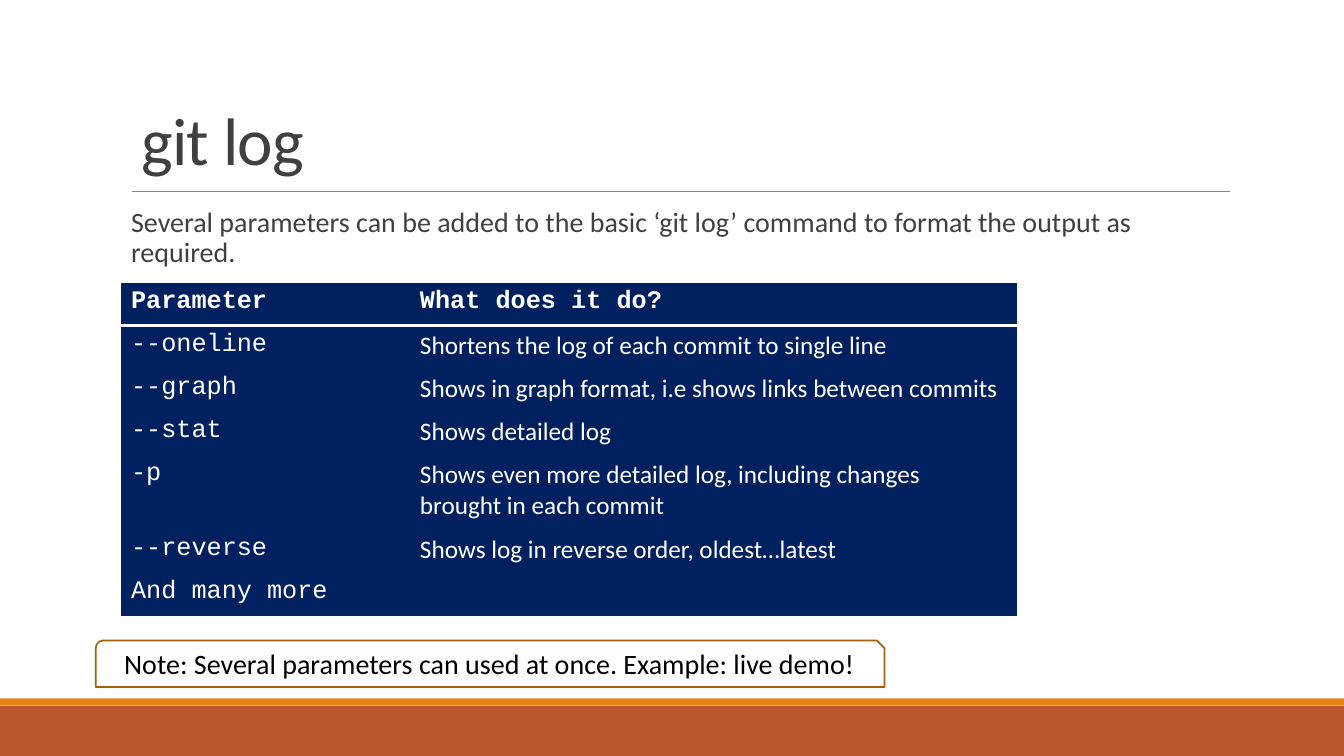
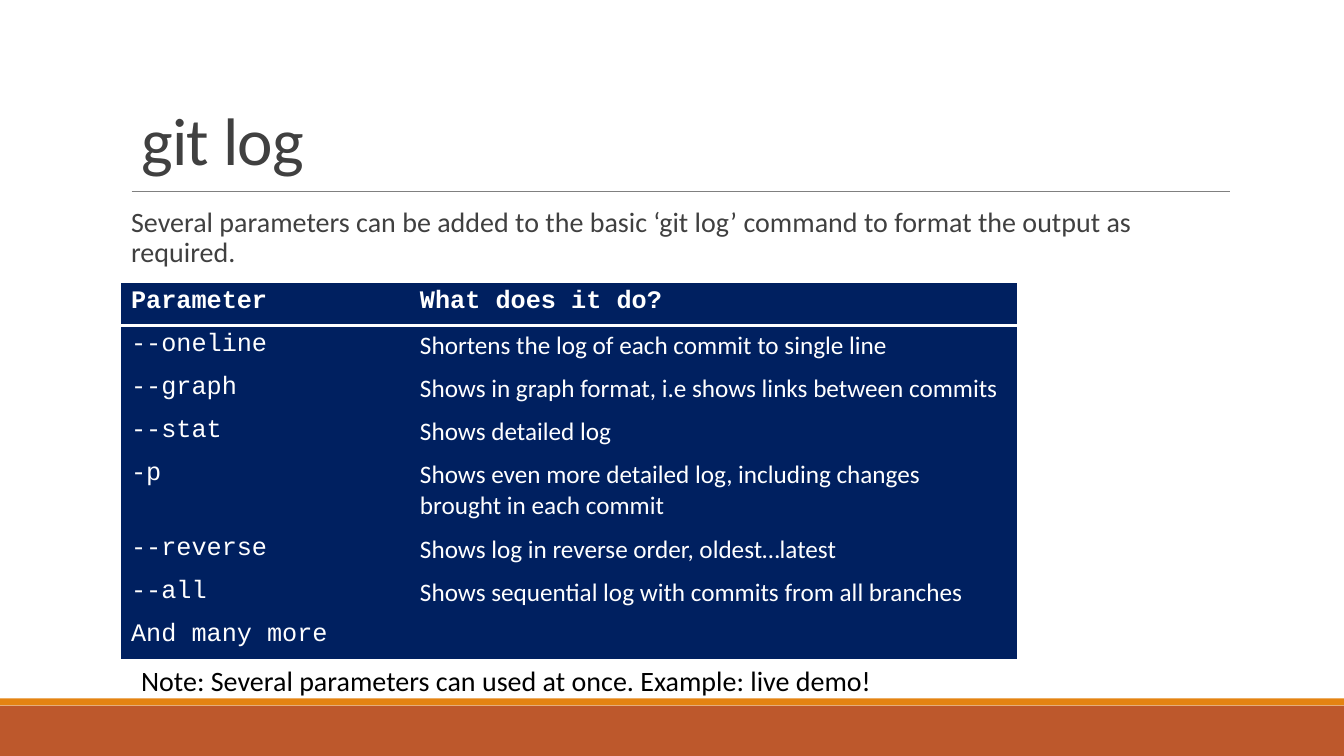
Before and after one commit to roshanlc/crash-course-on-git-and-github, a slide deck: slide 33 of Crash course on git and github.pptx. Drawn at 1344x756 pixels with LibreOffice and Linux fonts; fonts in the diff are those of the drawing. Boxes give left, top, right and bottom in pixels: in the first picture for what was removed or moved away, otherwise in the second. Text is boxed around its words. In the diff, an @@ line names an element or a change of style, - is before the commit and + after.

```diff
--- a/Crash course on git and github.pptx
+++ b/Crash course on git and github.pptx
@@ table at (121,282,1017,658) @@
+row 7: --all | Shows sequential log with commits from all branches
@@ snip round rect removed at (96,640,885,687) @@
@@ text "Note: Several parameters can used ...": place and size @@
-text "Note: Several parameters can used ..." at (124,654,854,679)
+text "Note: Several parameters can used ..." at (141,671,871,696)
```
Also in this commit, not shown: 2 other slides changed, 16 slides added.
